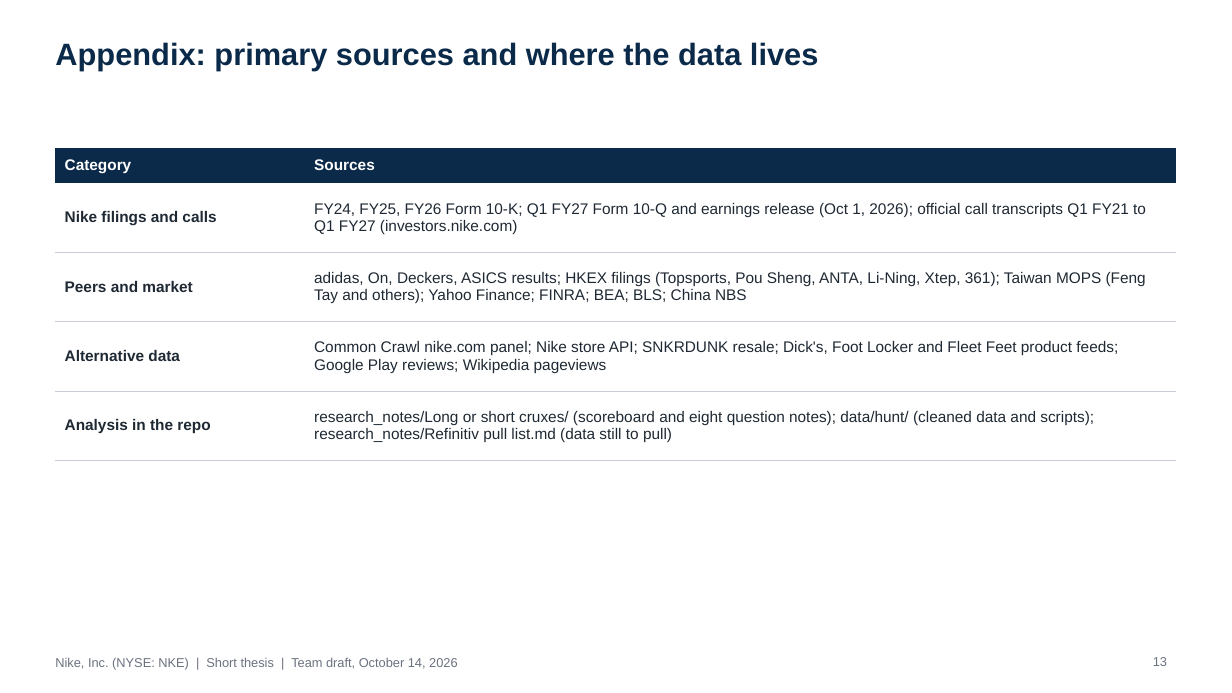
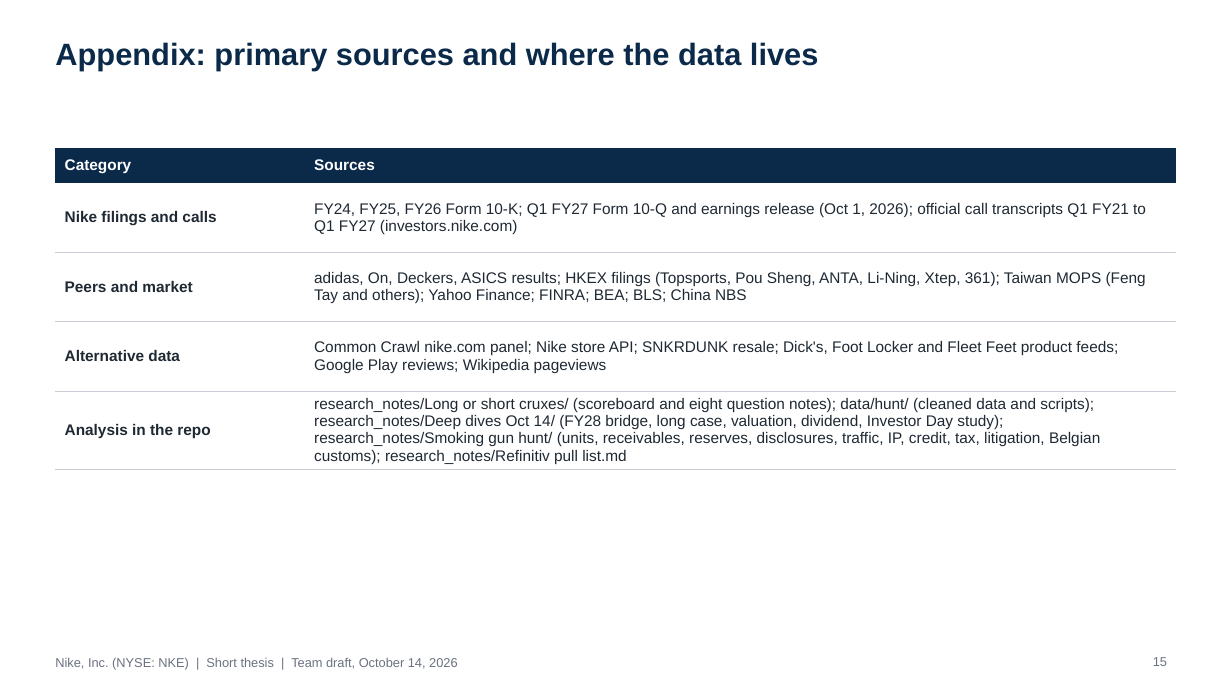
Before and after one commit to Varkot-dev/nike-research-case-comp, a slide deck: slide 15 of slides/pptx/Nike Short Thesis.pptx (slide 13 before the commit). Drawn at 1232x693 pixels with LibreOffice and Linux fonts; fonts in the diff are those of the drawing. Boxes give left, top, right and bottom in pixels: in the first picture for what was removed or moved away, otherwise in the second. Text is boxed around its words. In the diff, an @@ line names an element or a change of style, - is before the commit and + after.

```diff
--- a/slides/pptx/Nike Short Thesis.pptx
+++ b/slides/pptx/Nike Short Thesis.pptx
@@ table at (55,148,1177,468) @@
-row 5, column 2: research_notes/Long or short cruxes/ (scoreboard and eight question notes); data/hunt/ (cleaned data and scripts); research_notes/Refinitiv pull list.md (data still to pull)
+row 5, column 2: research_notes/Long or short cruxes/ (scoreboard and eight question notes); data/hunt/ (cleaned data and scripts); research_notes/Deep dives Oct 14/ (FY28 bridge, long case, valuation, dividend, Investor Day study); research_notes/Smoking gun hunt/ (units, receivables, reserves, disclosures, traffic, IP, credit, tax, litigation, Belgian customs); research_notes/Refinitiv pull list.md
@@ page number at (1153,657,1167,666): text changed @@
-13
+15
```
Also in this commit, not shown: 7 other slides changed, 2 slides added, 4 other files.
